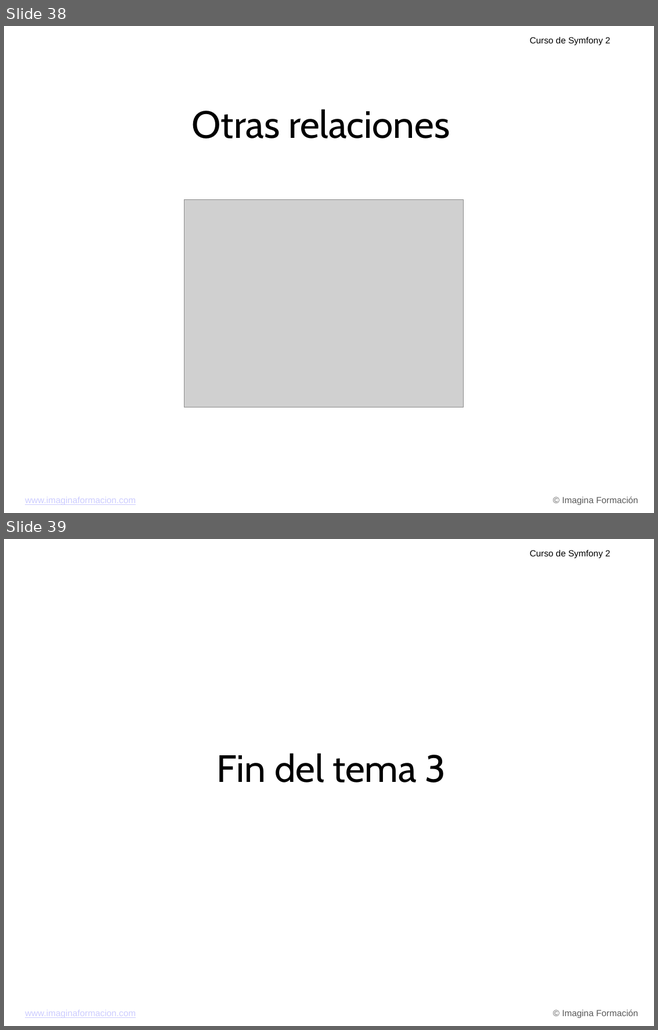
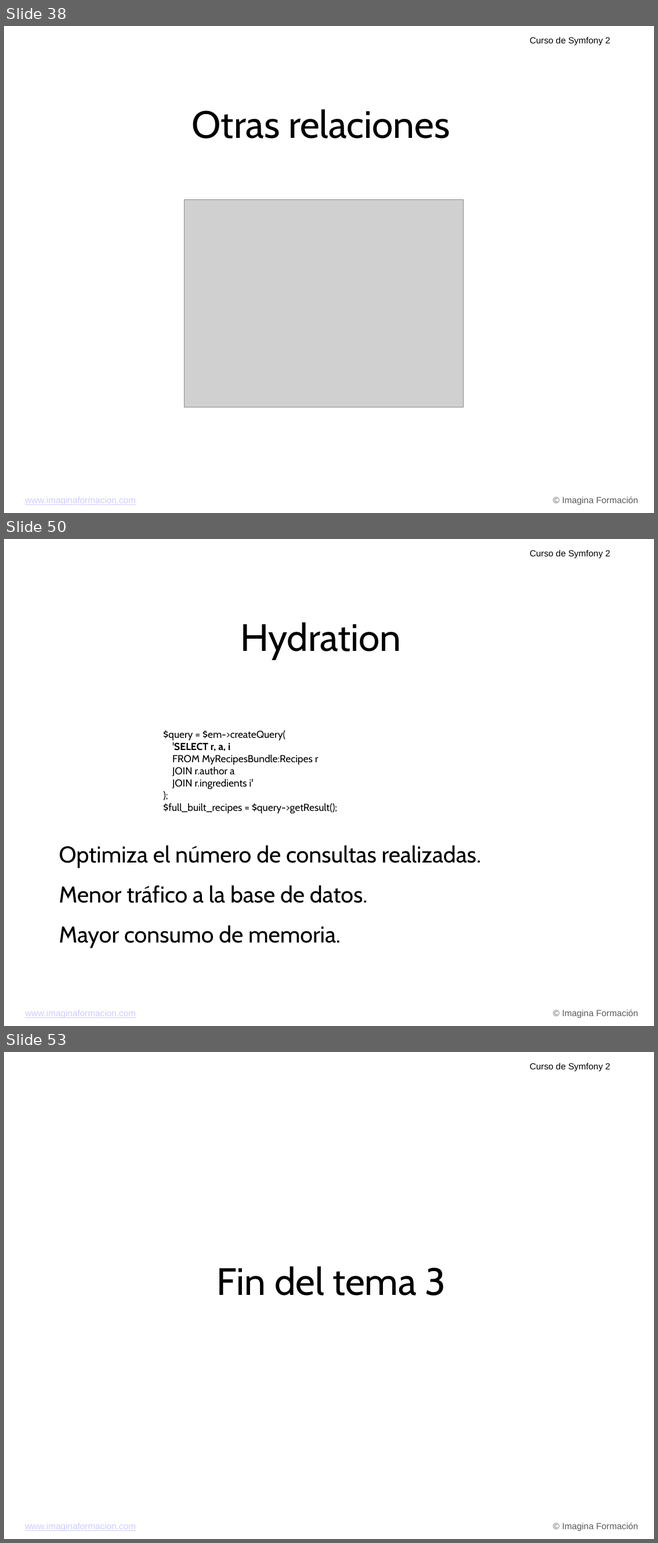
Before and after one commit to carlescliment/curso-symfony2, a slide deck: compiled/ppt/Tema 3.ppt. Shown one above the other, each under a label of ours: slides 38 and 39 before the commit, slides 38, 50 and 53 after it; the slides between them are not shown. The pictures are 658x1030 and 658x1543 pixels, drawn with LibreOffice and Linux fonts; fonts in the diff are those of the drawing; grey boxes stand for pictures; background and template pictures are left out. Boxes give left, top, right and bottom in pixels: in the first picture for what was removed or moved away, otherwise in the second. Text is boxed around its words. In the diff, an @@ line names an element or a change of style, - is before the commit and + after.

```diff
--- a/compiled/ppt/Tema 3.ppt
+++ b/compiled/ppt/Tema 3.ppt
@@ slide 50 added at (x1=4, y1=539, x2=654, y2=1026), background picture (left out); not listed: 3 template elements that a slide beside it also shows @@
@@ text added at (x1=240, y1=622, x2=401, y2=660), 60 pt, text #000000 @@
+Hydration
@@ text added at (x1=163, y1=730, x2=337, y2=814), 16 pt, text #000000 @@
+$query = $em->createQuery(
+'SELECT r, a, i
+FROM MyRecipesBundle:Recipes r
+JOIN r.author a
+JOIN r.ingredients i'
+);
+$full_built_recipes = $query->getResult();
@@ text added at (x1=59, y1=845, x2=481, y2=948), 36 pt, text #000000 @@
+Optimiza el número de consultas realizadas.
+Menor tráfico a la base de datos.
+Mayor consumo de memoria.
@@ what was slide 39 is now slide 53 @@
```
Also in this commit, not shown: 13 other slides added.
